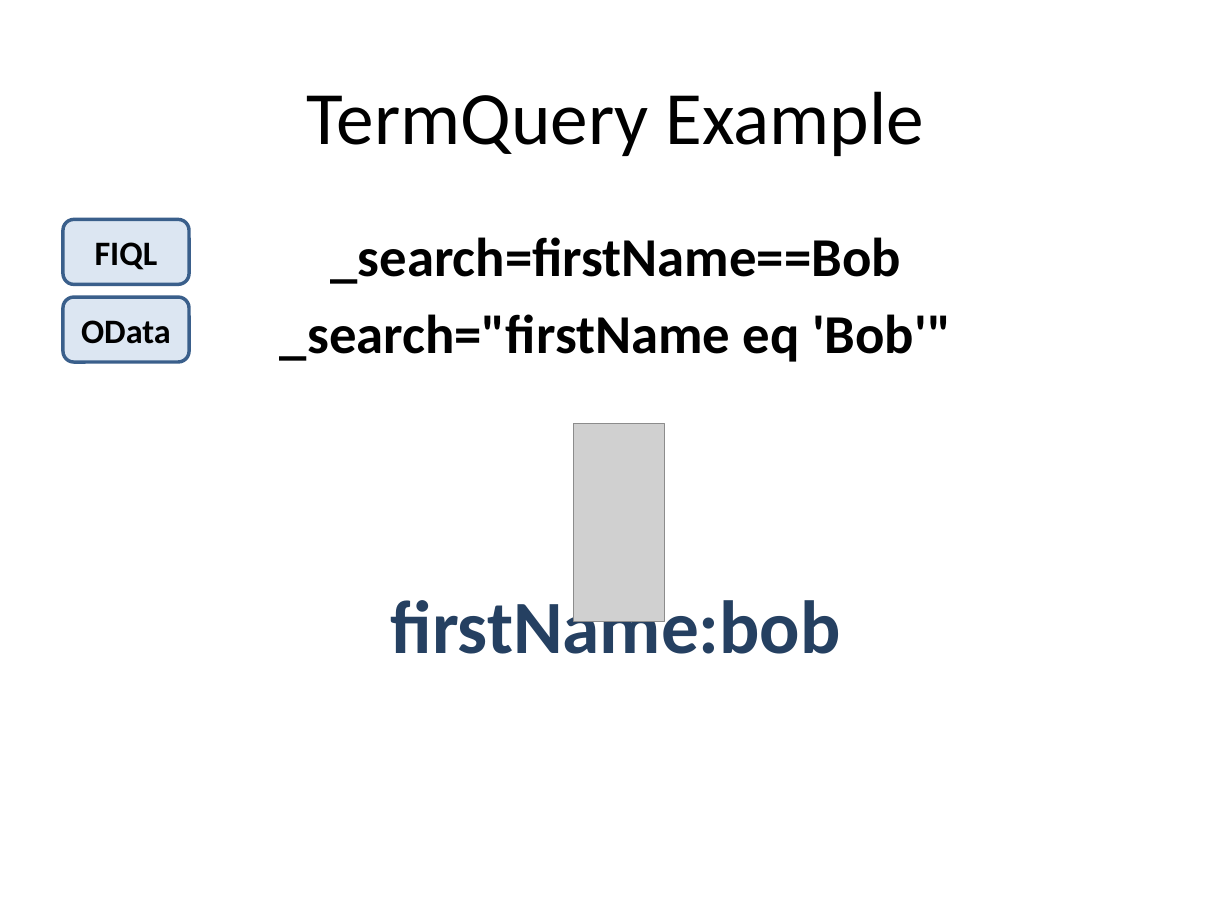
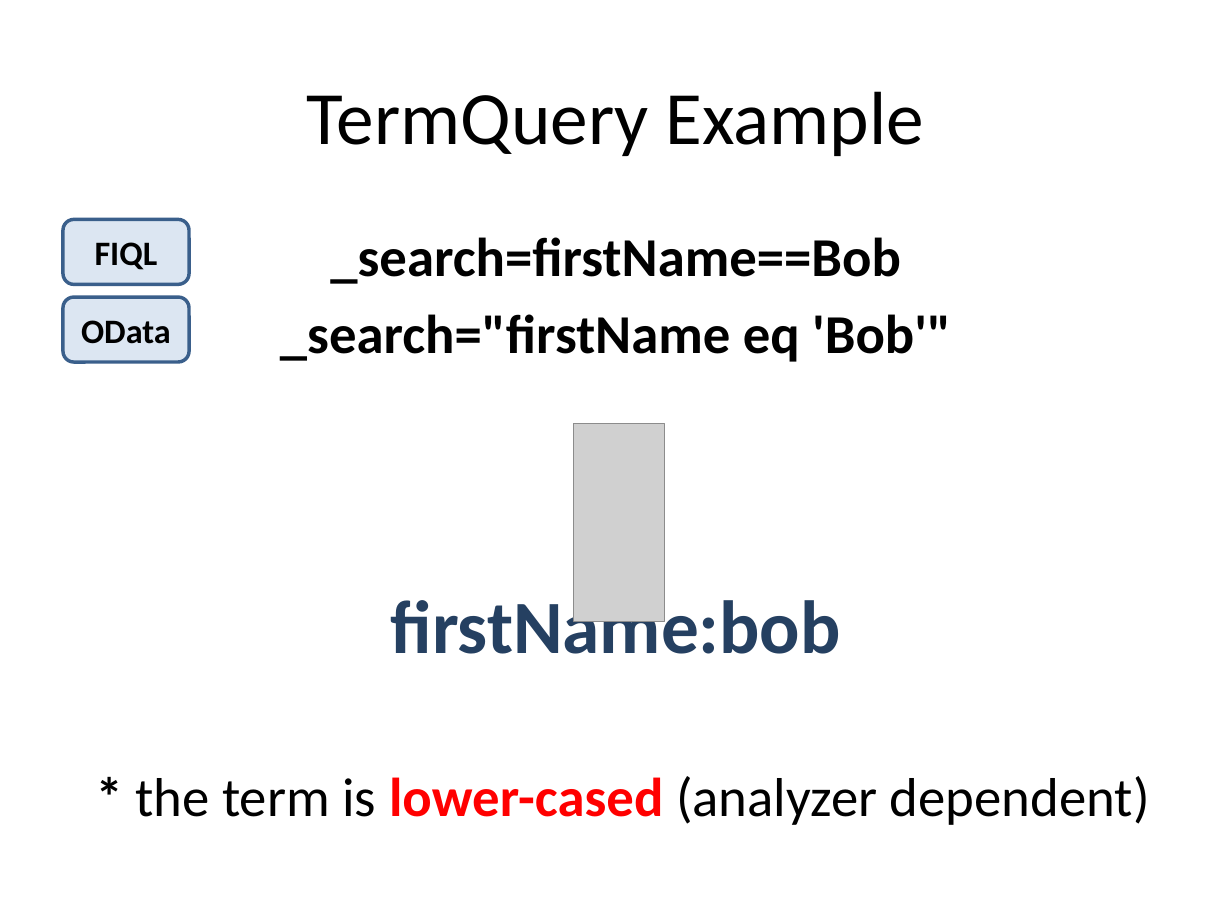
Before and after one commit to reta/ApacheConNA2015, a slide deck: slide 13 of slides/Apache CXF, Tika and Lucene.pptx. Drawn at 1232x924 pixels with LibreOffice and Linux fonts; fonts in the diff are those of the drawing; grey boxes stand for pictures. Boxes give left, top, right and bottom in pixels: in the first picture for what was removed or moved away, otherwise in the second. Text is boxed around its words. In the diff, an @@ line names an element or a change of style, - is before the commit and + after.

```diff
--- a/slides/Apache CXF, Tika and Lucene.pptx
+++ b/slides/Apache CXF, Tika and Lucene.pptx
@@ text added at [135, 776, 1150, 825], 32 pt, text #000000 @@
+* the term is lower-cased (analyzer dependent)
```
Also in this commit, not shown: 1 other slide changed, 1 other file.
